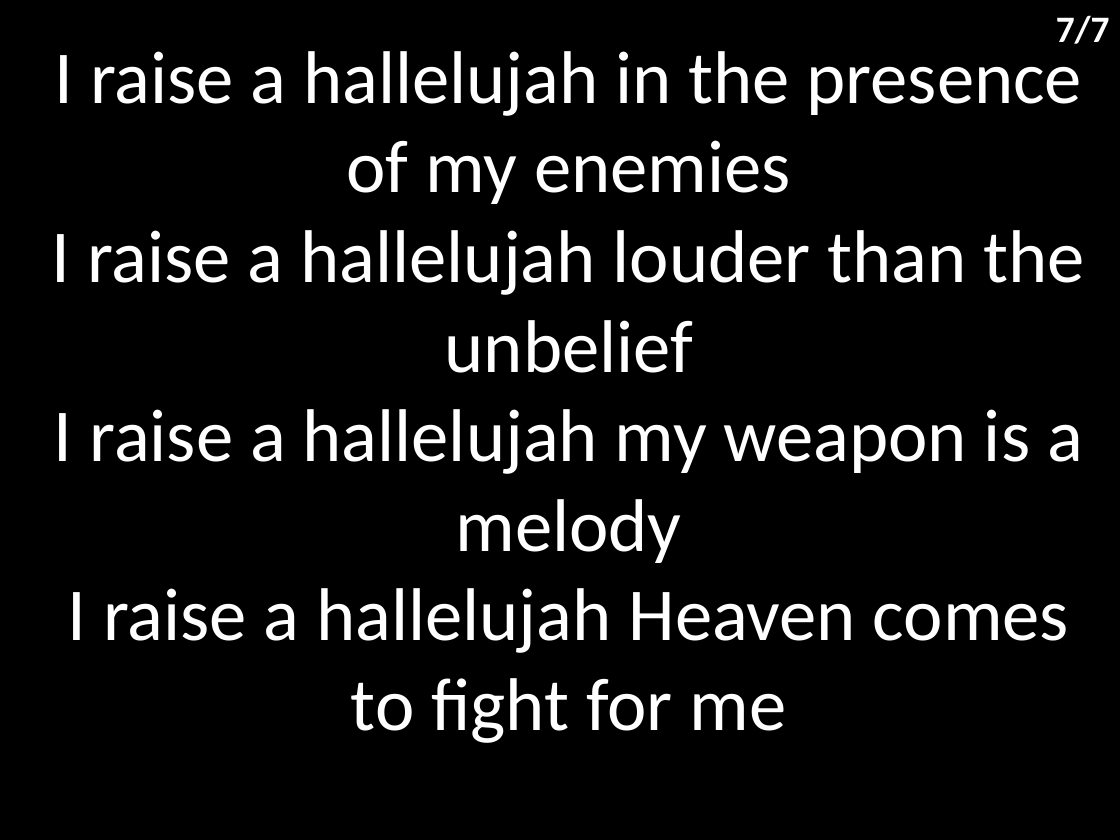
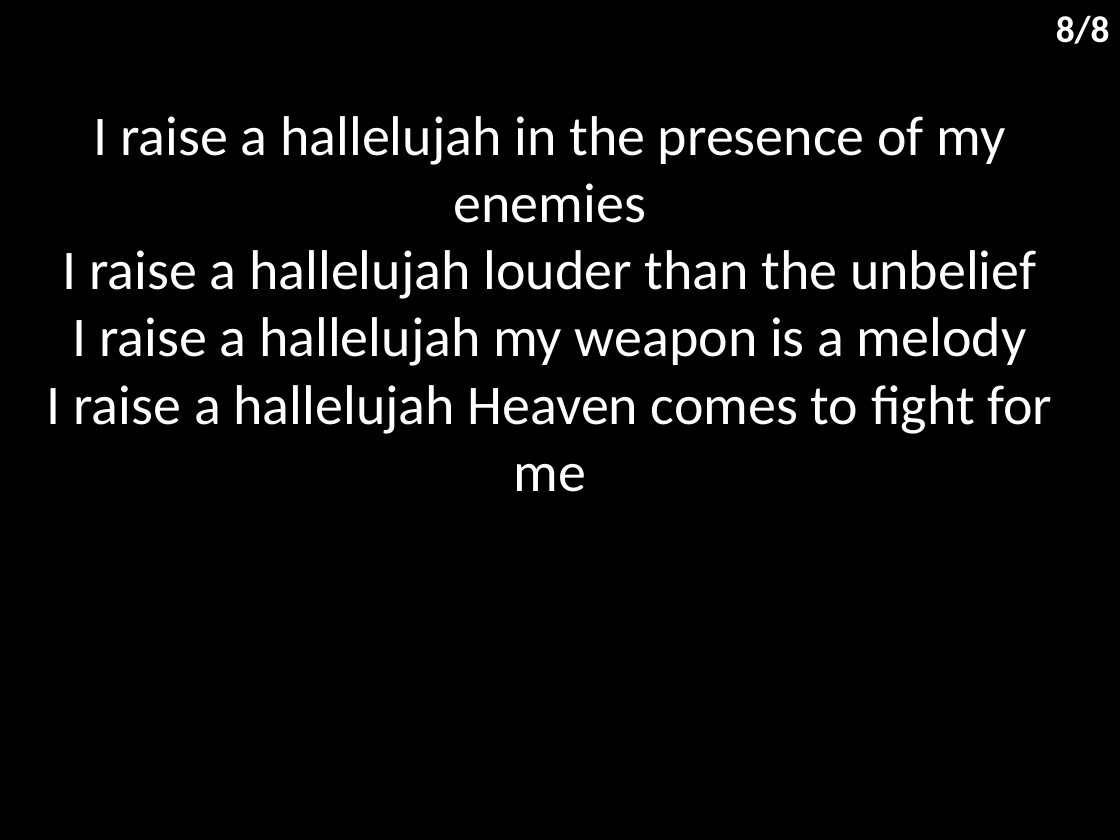
Before and after one commit to hoo-are-ya/worship, a slide deck: slide 9 of docs/songs/raise a hallelujah.pptx (slide 8 before the commit). Drawn at 1120x840 pixels with LibreOffice and Linux fonts; fonts in the diff are those of the drawing. Boxes give left, top, right and bottom in pixels: in the first picture for what was removed or moved away, otherwise in the second. Text is boxed around its words. In the diff, an @@ line names an element or a change of style, - is before the commit and + after.

```diff
--- a/docs/songs/raise a hallelujah.pptx
+++ b/docs/songs/raise a hallelujah.pptx
@@ text at <box>1056,15,1110,44</box>: text changed @@
-7/7
+8/8
@@ subtitle "I raise a hallelujah in ...": place and size @@
-subtitle "I raise a hallelujah in ..." at <box>52,41,1084,743</box>
+subtitle "I raise a hallelujah in ..." at <box>47,116,1052,492</box>
@@ subtitle "I raise a hallelujah in ..." at <box>47,116,1052,492</box>: size 48 to 36 pt; less space between paragraphs @@
```
Also in this commit, not shown: 7 other slides changed, 1 slide added, 2 other files.
